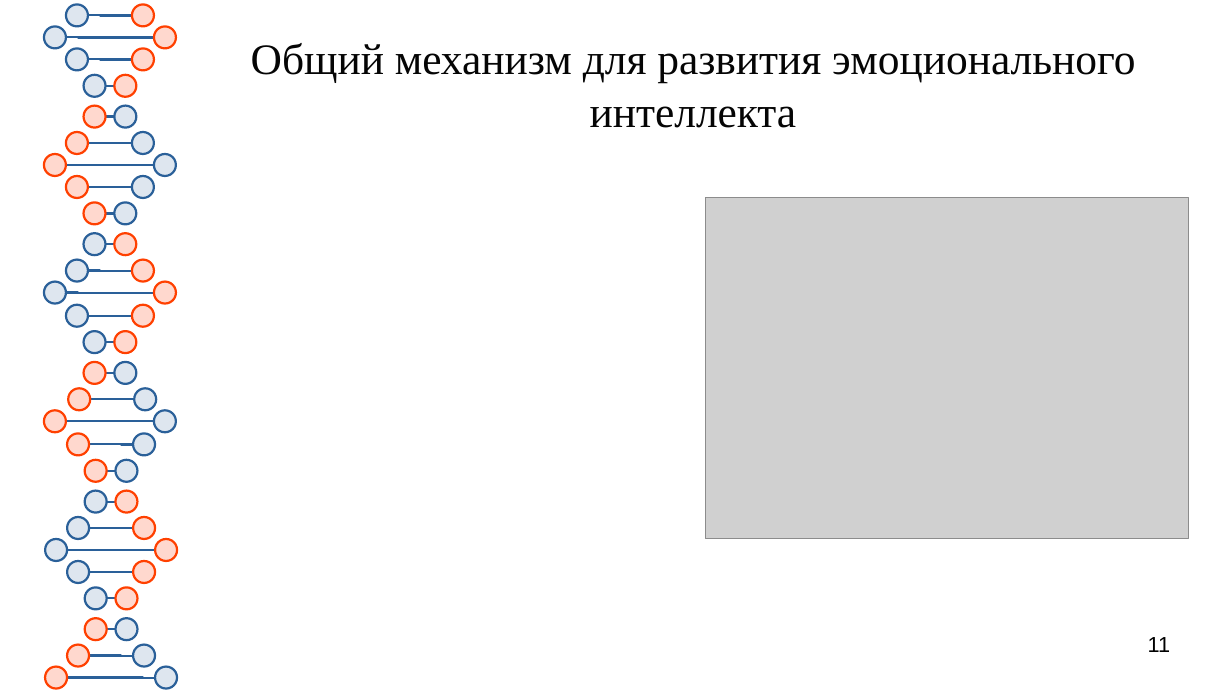
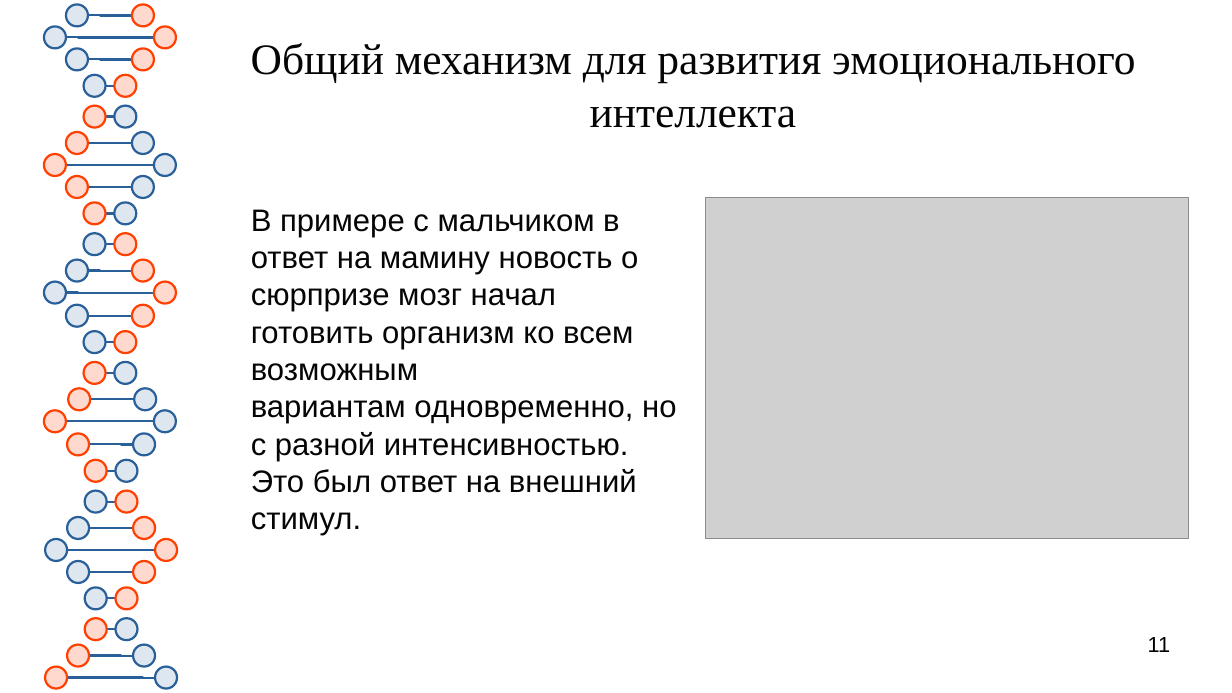
Before and after one commit to Chularev/articles, a slide deck: slide 11 of Psychology/5. Эмоциональный интеллект/Эмоциональный интеллект.odp. Drawn at 1232x693 pixels with LibreOffice and Linux fonts; fonts in the diff are those of the drawing; grey boxes stand for pictures. Boxes give left, top, right and bottom in pixels: in the first picture for what was removed or moved away, otherwise in the second. Text is boxed around its words. In the diff, an @@ line names an element or a change of style, - is before the commit and + after.

```diff
--- a/Psychology/5. Эмоциональный интеллект/Эмоциональный интеллект.odp
+++ b/Psychology/5. Эмоциональный интеллект/Эмоциональный интеллект.odp
@@ text added at (x1=251, y1=209, x2=676, y2=535), 20 pt, text #050505 @@
+В примере с мальчиком в ответ на мамину новость о сюрпризе мозг начал готовить организм ко всем возможным вариантам одновременно, но с разной интенсивностью. Это был ответ на внешний стимул.
```
Also in this commit, not shown: 2 slides added.
